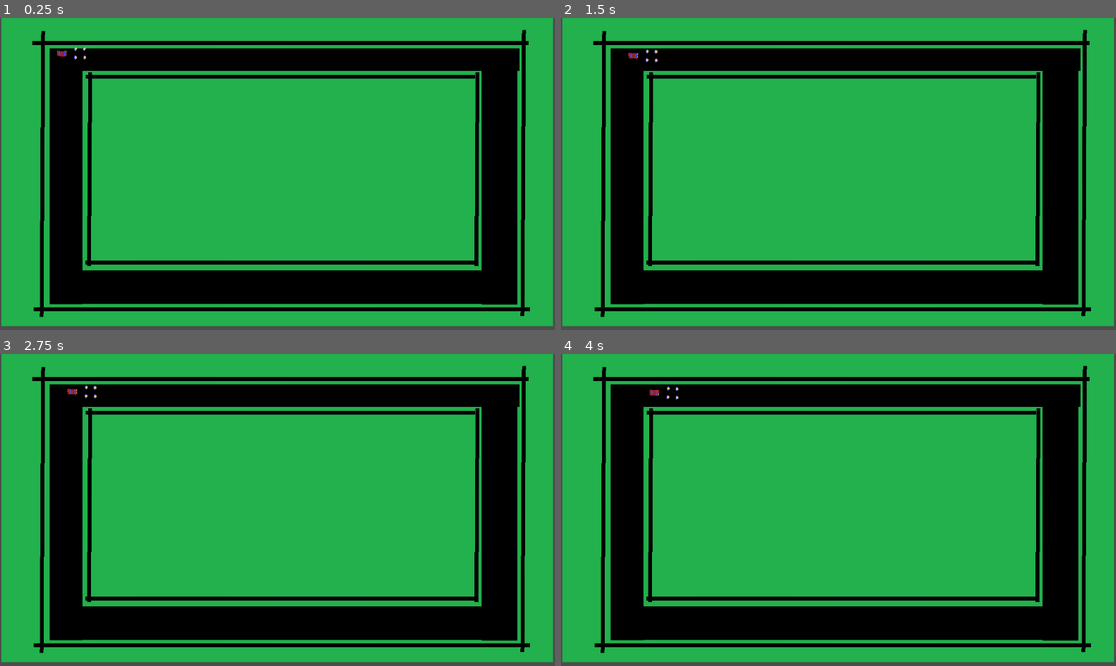
Above: before the commit, frames 1-4 (two rows, left to right).
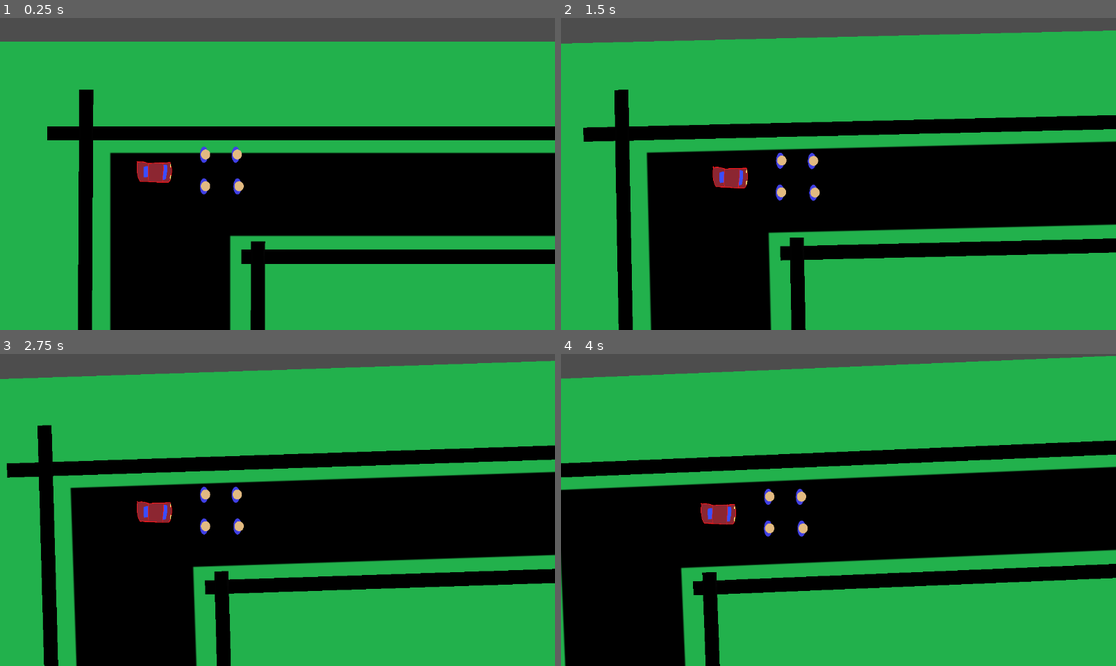
Above: after the commit, the same moments.

Repository: pazhersh/CarPull
Game: Godot game, scene res://scenes/main.tscn
Two runs of this game, one before a commit and one after it. Both use one fixed random seed, a clock stepped at 60 frames per second and the inputs below.
Inputs:
- Up to frame 1 (0.25 s): no input
- Up to frame 2 (1.5 s): tap Enter at 0.5 s; hold D (right) 0.53-1.28 s; tap Space at 1.25 s; hold S (down) from 1.28 s (still down)
- Up to frame 3 (2.75 s): release S (down) at 2.03 s; hold D (right) from 2.03 s (still down)
- Up to frame 4 (4 s): tap Enter at 2.75 s; release D (right) at 2.78 s; hold W (up) 2.78-3.53 s; hold A (left) from 3.53 s (still down)

The runs differ from the first frame. In frame 1, 61% of the frame differs, in the area x 0-100%, y 0-100%; in frame 2, 60%; in frame 3, 61%; in frame 4, 62%.

Commit message:
added camera

Diff:
--- a/scenes/main.tscn
+++ b/scenes/main.tscn
@@ -130,6 +130,16 @@
 position = Vector2(128, 74)
 script = ExtResource("3_yovku")
 
+[node name="Camera2D" type="Camera2D" parent="car"]
+position = Vector2(0, 1)
+offset = Vector2(70, 0)
+ignore_rotation = false
+zoom = Vector2(3.66, 3.66)
+position_smoothing_enabled = true
+position_smoothing_speed = 6.0
+rotation_smoothing_enabled = true
+rotation_smoothing_speed = 6.0
+
 [node name="CarSprite" type="Sprite2D" parent="car"]
 scale = Vector2(0.0299353, 0.0445433)
 texture = ExtResource("3_c17p3")
Not shown: 1 places in scenes/main.tscn that only renumber resources
